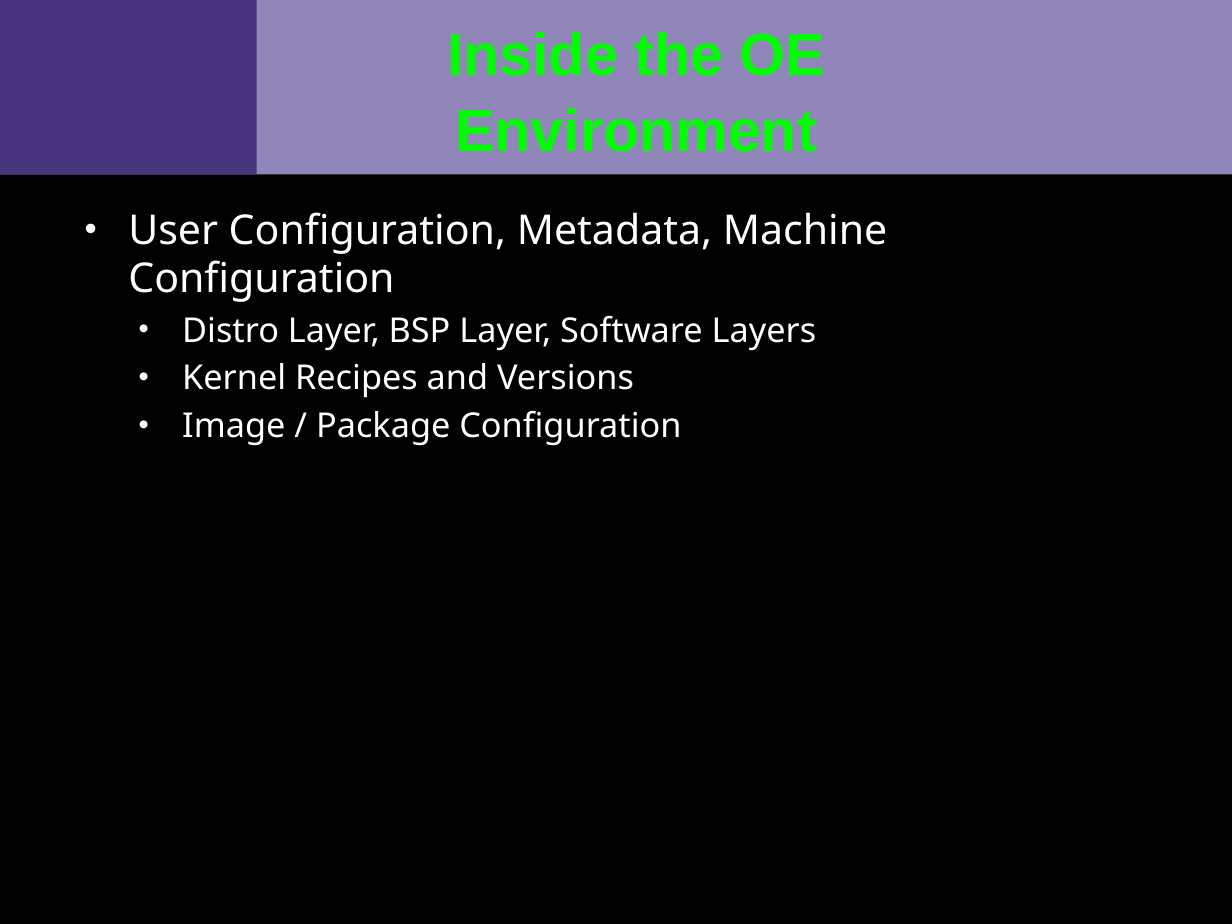
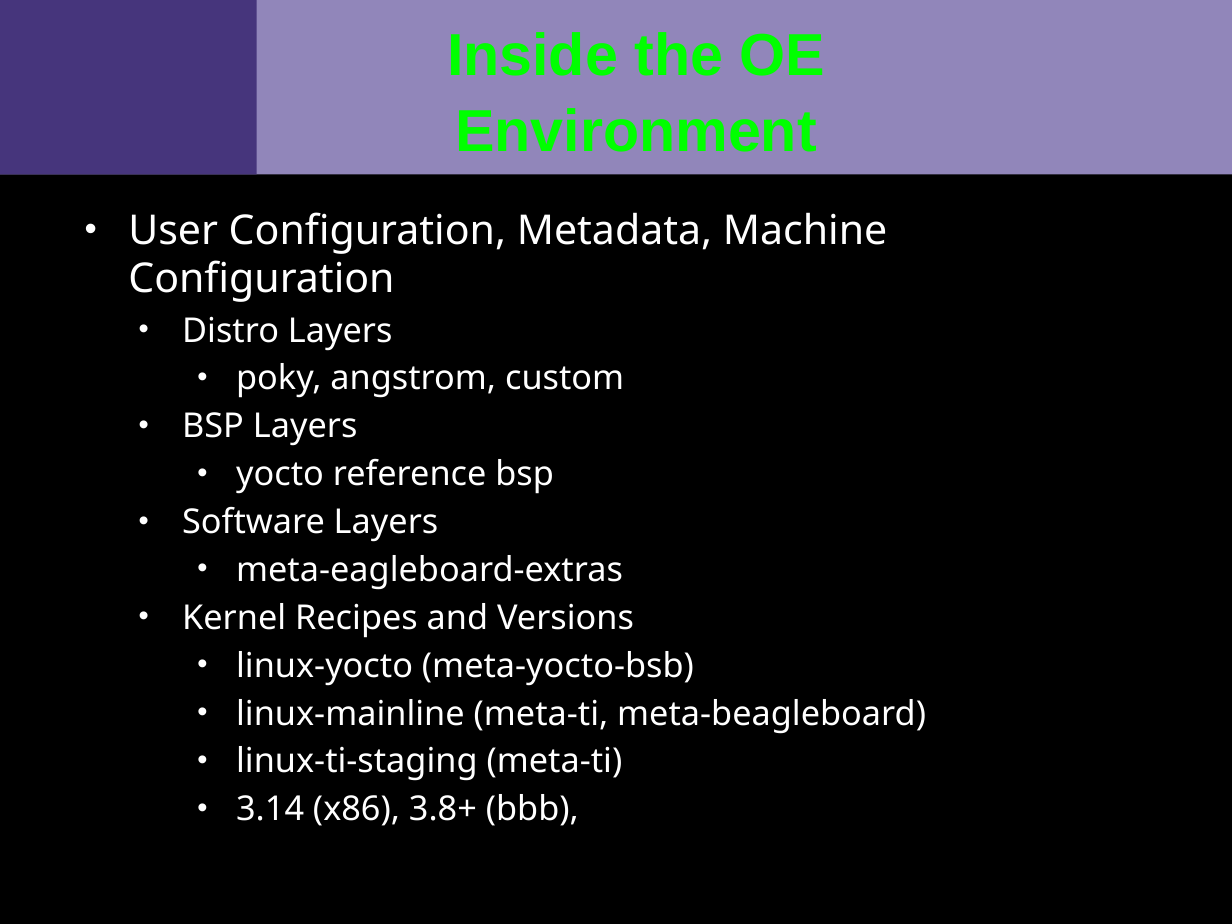
Before and after one commit to VCTLabs/scale13x-presentations, a slide deck: slide 3 of yocto_scale_handout.odp. Drawn at 1232x924 pixels with LibreOffice and Linux fonts; fonts in the diff are those of the drawing; background and template pictures are left out. Boxes give left, top, right and bottom in pixels: in the first picture for what was removed or moved away, otherwise in the second. Text is boxed around its words. In the diff, an @@ line names an element or a change of style, - is before the commit and + after.

```diff
--- a/yocto_scale_handout.odp
+++ b/yocto_scale_handout.odp
@@ text at [182, 316, 624, 590]: text changed @@
-  • Distro Layer, BSP Layer, Software Layers
+  • Distro Layers
+    • poky, angstrom, custom
+  • BSP Layers
+    • yocto reference bsp
+  • Software Layers
+    • meta-eagleboard-extras
@@ text at [236, 651, 926, 826]: text changed @@
-  • Image / Package Configuration
+    • linux-yocto (meta-yocto-bsb)
+    • linux-mainline (meta-ti, meta-beagleboard)
+    • linux-ti-staging (meta-ti)
+    • 3.14 (x86), 3.8+ (bbb),
```
Also in this commit, not shown: 2 other slides changed.
